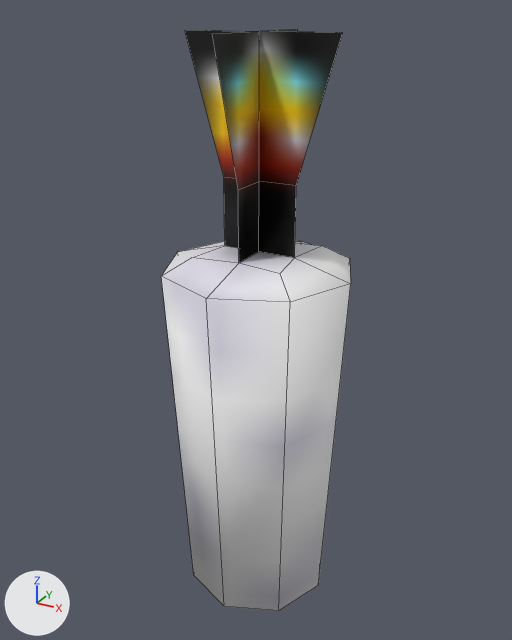
The Blender file assets/models/candle.blend as it was, and as the next commit left it.
Before and after are seen from a camera (50 mm lens) standing at (0.246, -0.452, 0.47) and looking at (-0.005, 0.004, 0.242). The lights are fixed; the arrows at lower left show +X, +Y and +Z. Mesh edges are drawn as thin lines.

The first picture shows 'candle'.
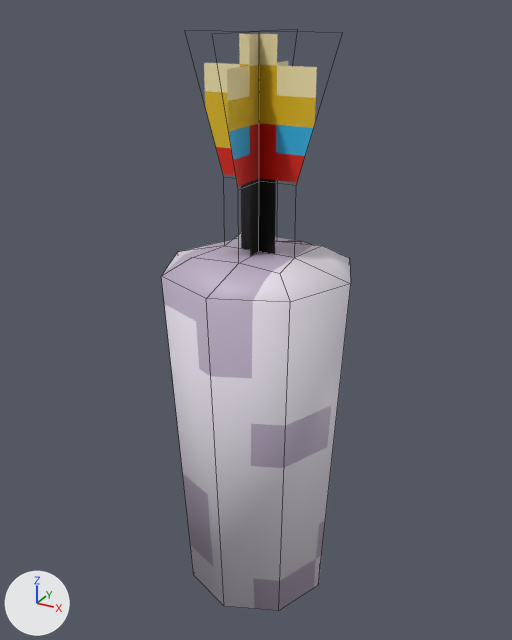
Changed parts and their boxes (x1, y1, x2, y2) in the pictures (512 x 640 px):
'candle', surface changed (white to grey): (161, 29, 351, 611) in both

Diff of the bpy script that builds the scene:
```diff
--- a/assets/models/candle.blend.py
+++ b/assets/models/candle.blend.py
@@ img_items_02_png @@
+img_items_02_png = load_image('items_02.png', '../materials/items/items_02.png', 64, 32, 'sRGB')
@@ mat_items @@
 n0 = _N.new('ShaderNodeOutputMaterial'); n0.name = 'Material Output'
+n2 = _N.new('ShaderNodeTexImage'); n2.name = 'Image Texture'
+n2.image = img_items_02_png
+n2.interpolation = 'Closest'
 n1 = _N.new('ShaderNodeBsdfPrincipled'); n1.name = 'Principled BSDF.001'
@@ mat_items @@
 n1.subsurface_method = 'RANDOM_WALK_SKIN'
-n2 = _N.new('ShaderNodeTexImage'); n2.name = 'Image Texture'
-n2.image = img_items_01_png
+n3 = _N.new('ShaderNodeMath'); n3.name = 'Math'
+n3.operation = 'GREATER_THAN'
 _L.new(n1.outputs[0], n0.inputs[0])  # 'BSDF' to 'Surface'
 _L.new(n2.outputs[0], n1.inputs[0])  # 'Color' to 'Base Color'
+_L.new(n2.outputs[1], n3.inputs[0])  # 'Alpha' to 'Value'
+_L.new(n3.outputs[0], n1.inputs[4])  # 'Value' to 'Alpha'
```
